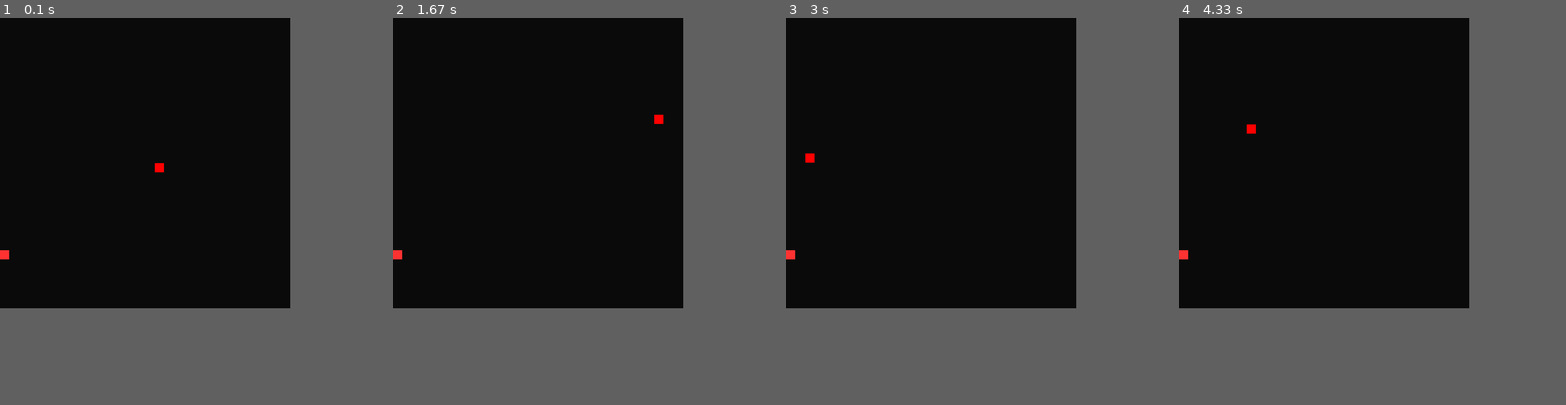
Above: before the commit, frames 1-4 (left to right).
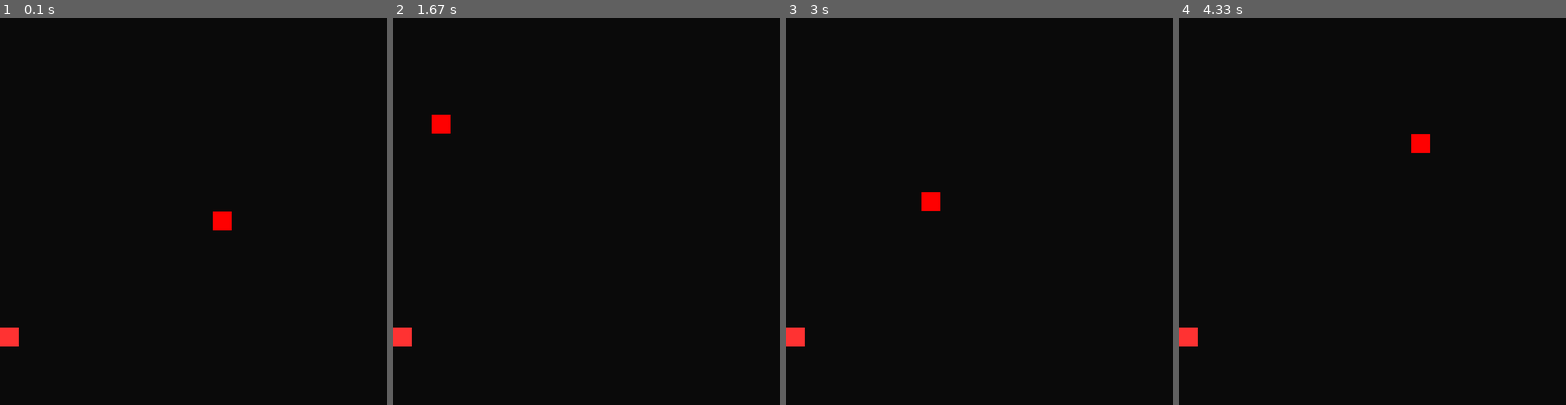
Above: after the commit, the same moments.

Repository: Robot0501/Snake_Pygame
Game: pygame game, started from main.py
The game is run twice, just before and just after one commit, with the same random seed, the same clock (stepped at 60 frames per second) and the same inputs.
Inputs:
- Up to frame 1 (0.1 s): no input
- Up to frame 2 (1.67 s): hold Right 0.33-0.8 s; hold Up 0.83-1.3 s; hold Right from 1.33 s (still down)
- Up to frame 3 (3 s): release Right at 1.8 s; hold Down 2.4-2.7 s; hold Left from 2.73 s (still down)
- Up to frame 4 (4.33 s): release Left at 3.13 s; hold Up 3.17-3.53 s; hold Right 3.57-4.2 s; hold Down from 4.23 s (still down)
In our replay, the window is 600x600 before the commit and 800x800 after it. These sizes can differ from the game's own. Grey fills any space a smaller window leaves; there, only what the larger window draws over its background counts as a difference.

The runs differ from the first frame. In frame 1, 0.6% of the frame differs, in the area x 0-60%, y 37-85%; in frame 2, 0.6%; in frame 3, 0.6%; in frame 4, 0.6%.

Commit message:
Created basic Menu_Box class, and structure for Main_Menu class

Diff:
--- a/food.py
+++ b/food.py
@@ -13,7 +13,6 @@
 
     def __init__(self) -> None:
         self.position = self.generate_position()
-        super().__init__()
 
     def generate_position(self) -> Tuple[int, int]:
         """Generate a random position for the food"""
--- a/globals.py
+++ b/globals.py
@@ -4,8 +4,8 @@
 
 
 class Window:
-    WINDOW_SIZE = 600
-    GRID_SIZE = 20
+    WINDOW_SIZE = 800
+    GRID_SIZE = 40
     GRID_COUNT = WINDOW_SIZE // GRID_SIZE
 
 
@@ -14,6 +14,8 @@
     RED = (255, 0, 0)
     DARK_RED = (200, 0, 0)
     FOOD_COLOUR = (255, 50, 50)
+    MENU_BUTTON_SELECTED = (99, 99, 99)
+    MENU_BUTTON_UNSELECTED = (252, 252, 252)
 
 
 class Direction(Enum):
@@ -34,7 +36,7 @@
         position: Tuple[int, int],
         surface: pygame.Surface,
         colour: Tuple[int, int, int],
-    ):
+    ) -> pygame.Rect:
         rect = pygame.Rect(
             position[0] * Window.GRID_SIZE,  # X pos
             position[1] * Window.GRID_SIZE,  # Y pos
@@ -42,3 +44,4 @@
             Window.GRID_SIZE - 1,  # Height
         )
         pygame.draw.rect(surface, colour, rect)
+        return rect
--- a/main.py
+++ b/main.py
@@ -8,10 +8,8 @@
 from snake import Snake
 from food import Food
 
-pygame.init()
 
-
-class Game:
+class Game_Loop:
     """Main game Class"""
 
     def __init__(self) -> None:
@@ -73,6 +71,7 @@
 
 
 if __name__ == "__main__":
-    game = Game()
+    pygame.init()
+    game = Game_Loop()
     game.run()
     pygame.quit()
--- a/menu.py
+++ b/menu.py
@@ -0,0 +1,60 @@
+import pygame
+from globals import (
+    Window,
+    Colour,
+    Direction,
+)
+from typing import Tuple
+from globals import Object
+
+
+class Menu_Box(Object):
+    def __init__(
+        self,
+        position: Tuple[int, int],
+        size: Tuple[float, float],
+        colour,
+        text: str,
+        text_colour,
+    ) -> None:
+        self.position = position
+        self.length = size[0]
+        self.width = size[1]
+        self.colour = colour
+        self.text = text
+        self.text_colour = text_colour
+        self.selected = False
+
+    def draw(self, surface: pygame.Surface, font: pygame.font.Font):
+        rect = super().draw(self.position, surface, self.colour)
+        text = font.render(self.text, True, self.text_colour, self.colour)
+        surface.blit(text, rect)
+
+
+class Main_Menu:
+    def __init__(self) -> None:
+        self.screen = pygame.display.set_mode((Window.WINDOW_SIZE, Window.WINDOW_SIZE))
+        pygame.display.set_caption("My Snake Game")
+        self.clock = pygame.time.Clock()
+        self.game_speed = 10
+
+    def handle_input(self):
+        for event in pygame.event.get():
+            if event.type == pygame.QUIT:
+                return False
+
+    def update(self):
+        pass
+
+    def draw(self):
+        self.screen.fill(Colour.BLACK)
+
+        pygame.display.flip()
+
+    def run(self):
+        running = True
+        while running:
+            running = self.handle_input()
+            self.update()
+            self.draw()
+            self.clock.tick(self.game_speed)
